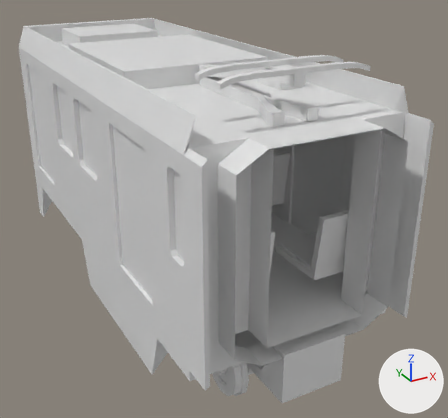
Two versions of the Blender file lrv_p3010/blender/p3010.blend, one commit apart.
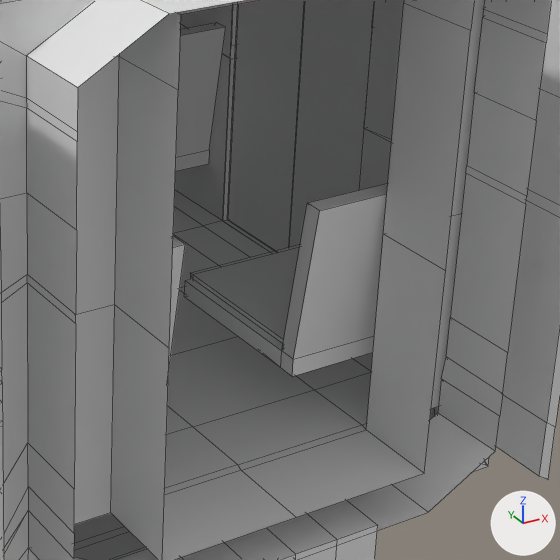
Old and new are each drawn whole from a 50 mm camera at (-26.3, -64.1, 33.6) aimed at (5.9, -5.7, 4.4) and again close up on the part from 46% to 92% of the width and 34% to 83% of the height. The axes (+X, +Y, +Z) are drawn at lower right. The lights are the same throughout. The close-ups show mesh edges as thin lines.

In view in the first close-up: 'Doors', 'Seats', 'Undercarriage', 'Wagon Exterior', 'Wagon Interior'.
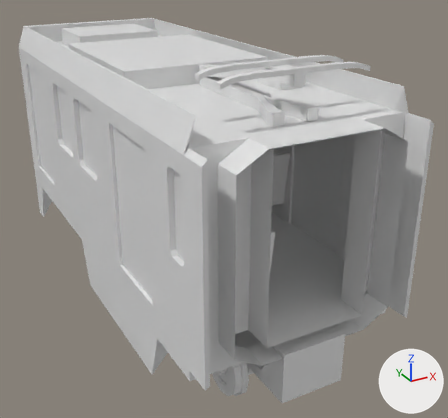
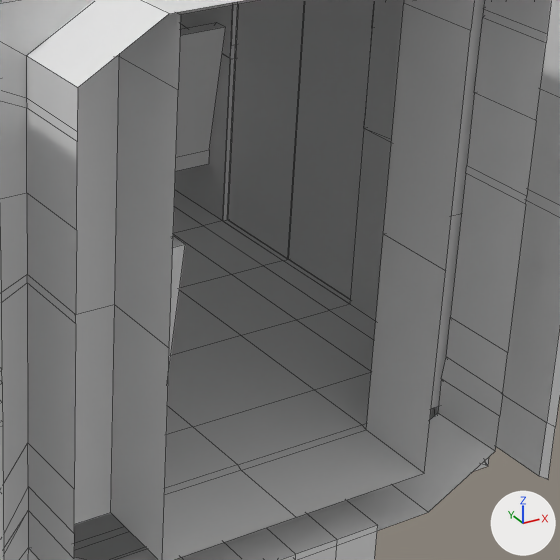
Patch to the scene script:
```diff
--- a/lrv_p3010/blender/p3010.blend.py
+++ b/lrv_p3010/blender/p3010.blend.py
@@ me_cube_006 @@
 me_cube_006.from_pydata(...)  # 342 vertices, 360 faces; spans x -3.5..15.1, y -26.1..28.8, z -1.6..4.3
 # used by ob_seats; location = (-5.8, -2.5, 8.7)
+# me_cube_006 part 1: the loose piece of 38 vertices spanning x 8.1..15.1, y -26.1..-19.2, z -1.6..4.3 is deleted
```

What differs and where, as boxes (x1, y1, x2, y2) in the close-ups (560 x 560 px):
'Seats', reshaped
    before: (169, 23, 388, 377)
    after: (169, 23, 226, 366)
part 1 of me_cube_006, deleted
    before: (184, 183, 388, 377)
